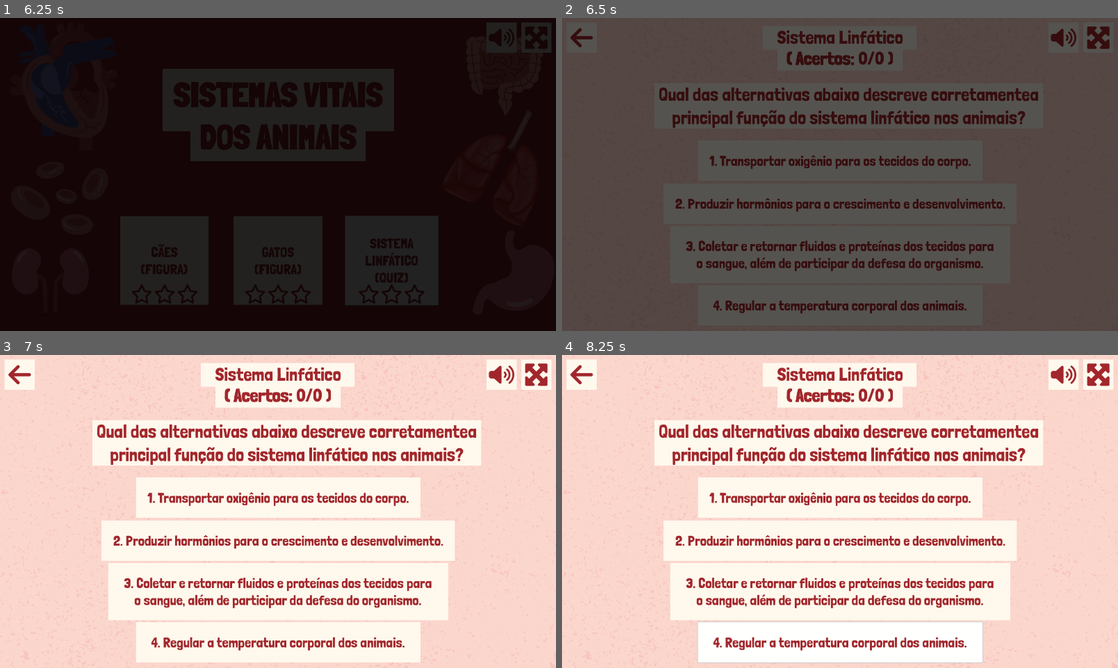
Above: before the commit, frames 1-4 (two rows, left to right).
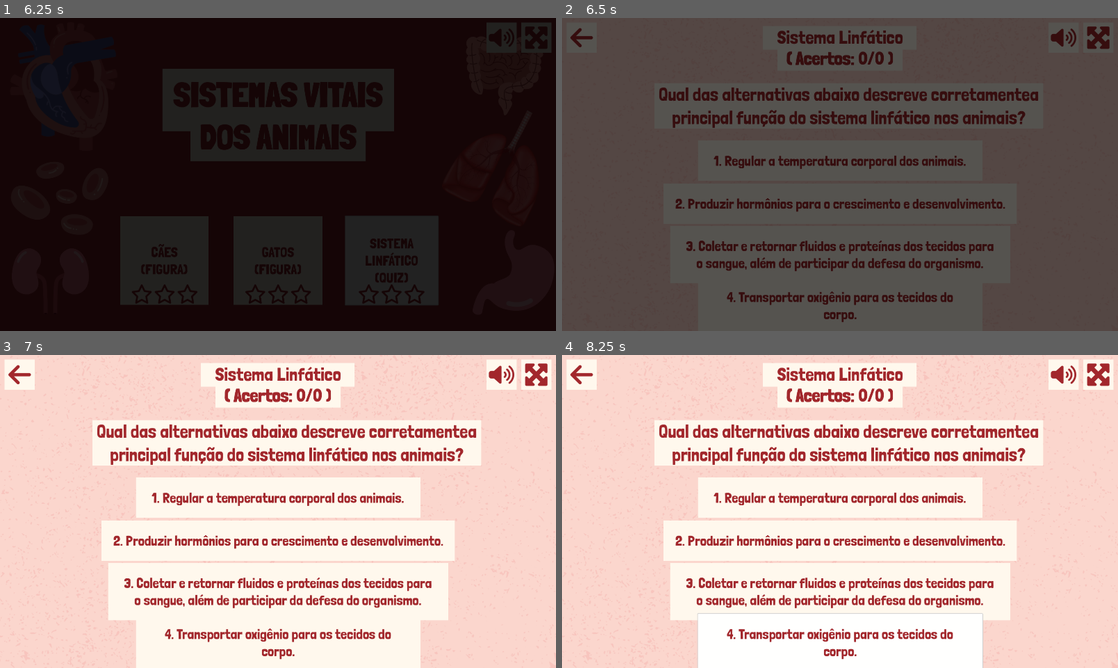
Above: after the commit, the same moments.

Repository: telmotrooper/vet-game
Game: Godot game, scene res://main.tscn
The game is run twice, just before and just after one commit, with the same random seed, the same clock (stepped at 60 frames per second) and the same inputs.
Inputs (mouse positions are in pixels of both pictures, inside the frame that each line leads up to):
- Up to frame 1 (6.25 s): tap Enter at 0.5 s; click (533, 36) at 1.25 s; click "CÃES (FIGURA)" at 2 s; click (533, 36) at 2.75 s; click (533, 36) at 3.5 s; click (22, 36) at 4.25 s; click "GATOS (FIGURA)" at 5 s; click "SISTEMA LINFÁTICO (QUIZ)" at 5.75 s
- Up to frame 2 (6.5 s): no input
- Up to frame 3 (7 s): click "1. Transportar oxigênio para …" (after the commit: "1. Regular a temperatura corp…") at 6.5 s
- Up to frame 4 (8.25 s): click "3. Coletar e retornar fluidos…" at 7.25 s; click "4. Regular a temperatura corp…" (after the commit: "4. Transportar oxigênio para …") at 8 s

Frame 1 is identical in both runs. In frame 2, 2.0% of the frame differs, in the area x 26-74%, y 43-98%; in frame 3, 3.6%; in frame 4, 3.8%, in the area x 24-76%, y 43-100%.

Commit message:
working on quiz #3

Diff:
--- a/levels/lymphatic_system_level/lymphatic_system_level.tscn
+++ b/levels/lymphatic_system_level/lymphatic_system_level.tscn
@@ -138,6 +138,7 @@
 grow_horizontal = 2
 grow_vertical = 2
 text = "1. Transportar oxigênio para os tecidos do corpo."
+autowrap_mode = 2
 
 [node name="Answer2" type="Button" parent="."]
 layout_mode = 1
@@ -153,6 +154,7 @@
 grow_horizontal = 2
 grow_vertical = 2
 text = "2. Produzir hormônios para o crescimento e desenvolvimento."
+autowrap_mode = 2
 
 [node name="Answer3" type="Button" parent="."]
 layout_mode = 1
@@ -184,3 +186,4 @@
 grow_horizontal = 2
 grow_vertical = 2
 text = "4. Regular a temperatura corporal dos animais."
+autowrap_mode = 2
--- a/levels/lymphatic_system_level/questions/filtrar_o_sangue.tres
+++ b/levels/lymphatic_system_level/questions/filtrar_o_sangue.tres
@@ -1,4 +1,4 @@
-[gd_resource type="Resource" script_class="Question" load_steps=2 format=3 uid="uid://bhiuxc5uo3b7q"]
+[gd_resource type="Resource" script_class="QuizQuestion" load_steps=2 format=3 uid="uid://bhiuxc5uo3b7q"]
 
 [ext_resource type="Script" path="res://levels/lymphatic_system_level/question.gd" id="1_uu3si"]
 
--- a/levels/lymphatic_system_level/questions/funcao_do_sistema_linfatico.tres
+++ b/levels/lymphatic_system_level/questions/funcao_do_sistema_linfatico.tres
@@ -1,4 +1,4 @@
-[gd_resource type="Resource" script_class="Question" load_steps=2 format=3 uid="uid://cacanb31t3bwl"]
+[gd_resource type="Resource" script_class="QuizQuestion" load_steps=2 format=3 uid="uid://cacanb31t3bwl"]
 
 [ext_resource type="Script" path="res://levels/lymphatic_system_level/question.gd" id="1_aex7q"]
 
--- a/levels/quiz_level.gd
+++ b/levels/quiz_level.gd
@@ -12,6 +12,17 @@
 func _ready() -> void:
 	current_question = questions.pick_random()
 	%Question.text = current_question.text
+
+	var answers: Array[String] = [current_question.correct_answer]
+	answers.append_array(current_question.wrong_answers)
+	answers.shuffle()
+
+	var answer_counter = 1
+
+	for answer in answers:
+		var button = find_child("Answer%d" % answer_counter)
+		button.text = "%d. %s" % [answer_counter, answer]
+		answer_counter += 1
 
 	%VictoryPanel.visible = false
 	%VictoryPanel.scale = Vector2.ZERO
